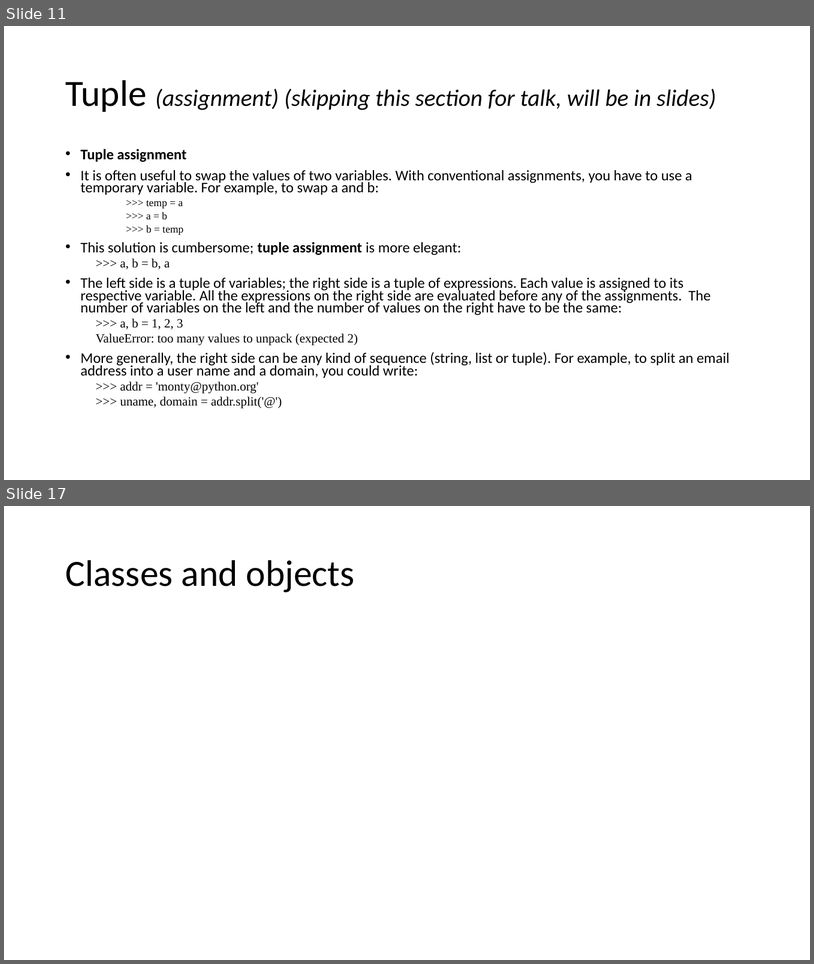
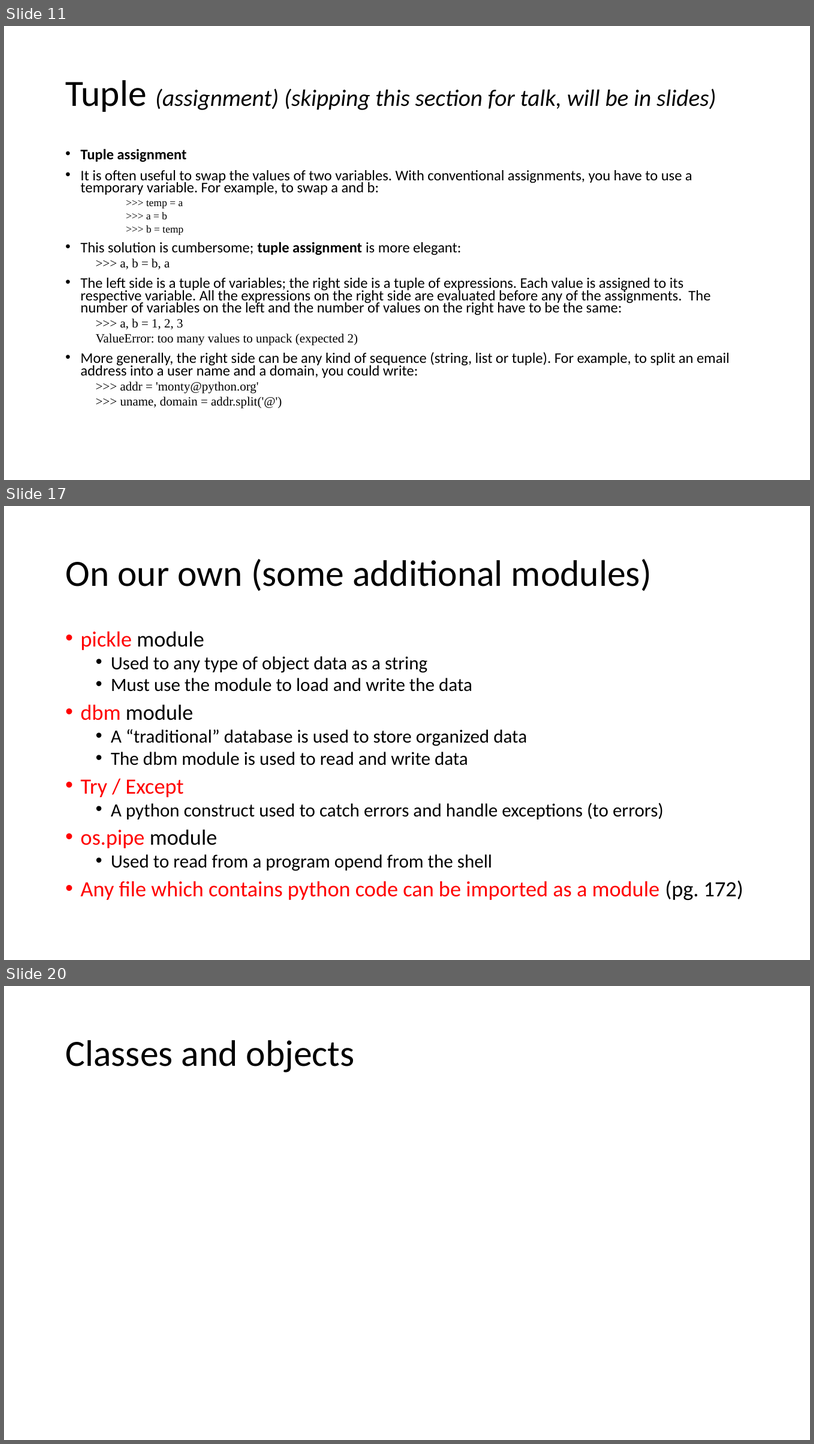
Before and after one commit to MobyAtTheo/PSG3, a slide deck: week05-ch9-15plus-pys.pptx. Shown one above the other, each under a label of ours: slides 11 and 17 before the commit, slides 11, 17 and 20 after it; the slides between them are not shown. The pictures are 814x964 and 814x1444 pixels, drawn with LibreOffice and Linux fonts; fonts in the diff are those of the drawing. Boxes give left, top, right and bottom in pixels: in the first picture for what was removed or moved away, otherwise in the second. Text is boxed around its words. In the diff, an @@ line names an element or a change of style, - is before the commit and + after.

Commit message:
Updated Python for files examples.
Added slide with list of useful modules.
	modified:   week05-ch9-15plus-pys.pptx

```diff
--- a/week05-ch9-15plus-pys.pptx
+++ b/week05-ch9-15plus-pys.pptx
@@ slide 17 added at [4,506,810,960], background #FFFFFF @@
@@ title added at [65,559,652,591], 44 pt, text #000000 @@
+On our own (some additional modules)
@@ text added at [81,631,744,900], 22.2 pt, text #000000 @@
+• pickle module
+  • Used to any type of object data as a string
+  • Must use the module to load and write the data
+• dbm module
+  • A “traditional” database is used to store organized data
+  • The dbm module is used to read and write data
+• Try / Except
+  • A python construct used to catch errors and handle exceptions (to errors)
+• os.pipe module
+  • Used to read from a program opend from the shell
+• Any file which contains python code can be imported as a module (pg. 172)
@@ what was slide 17 is now slide 20 @@
```
Also in this commit, not shown: 5 slides changed, 2 other slides added.
